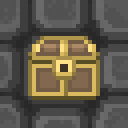
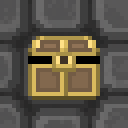
Layer changes from the first 128×128 image to the second:
added layer "Layer 2 copy 2" above "Layer 2 copy" over (x1=28, y1=36, x2=100, y2=80)
hid "Layer 2", painted on it over (x1=28, y1=36, x2=100, y2=80)
removed layer "Layer 1" over (x1=28, y1=36, x2=100, y2=80)
